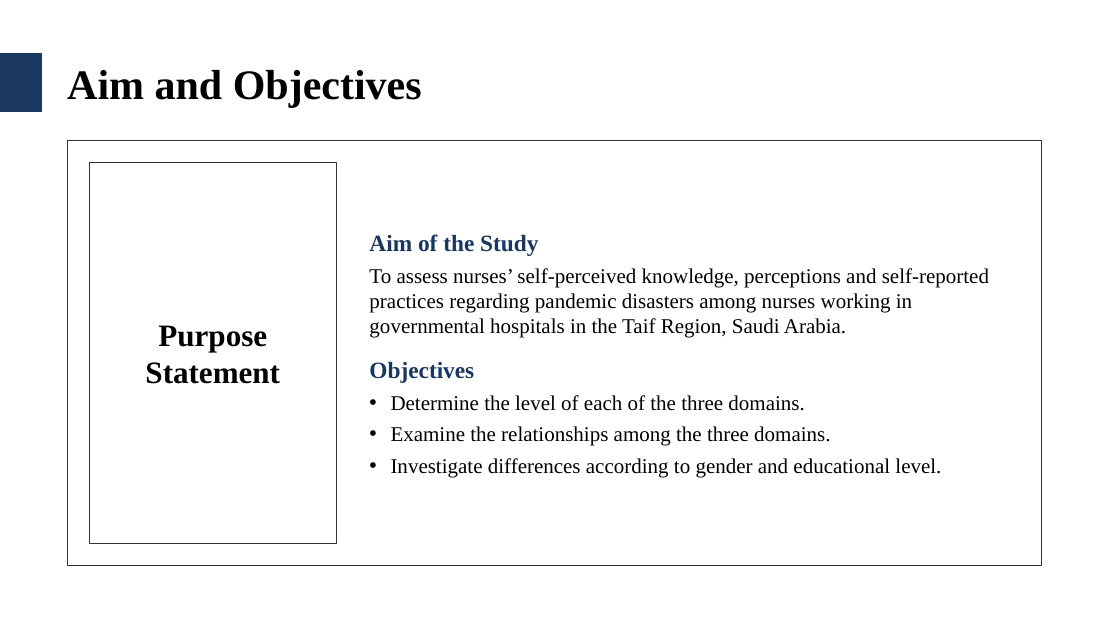
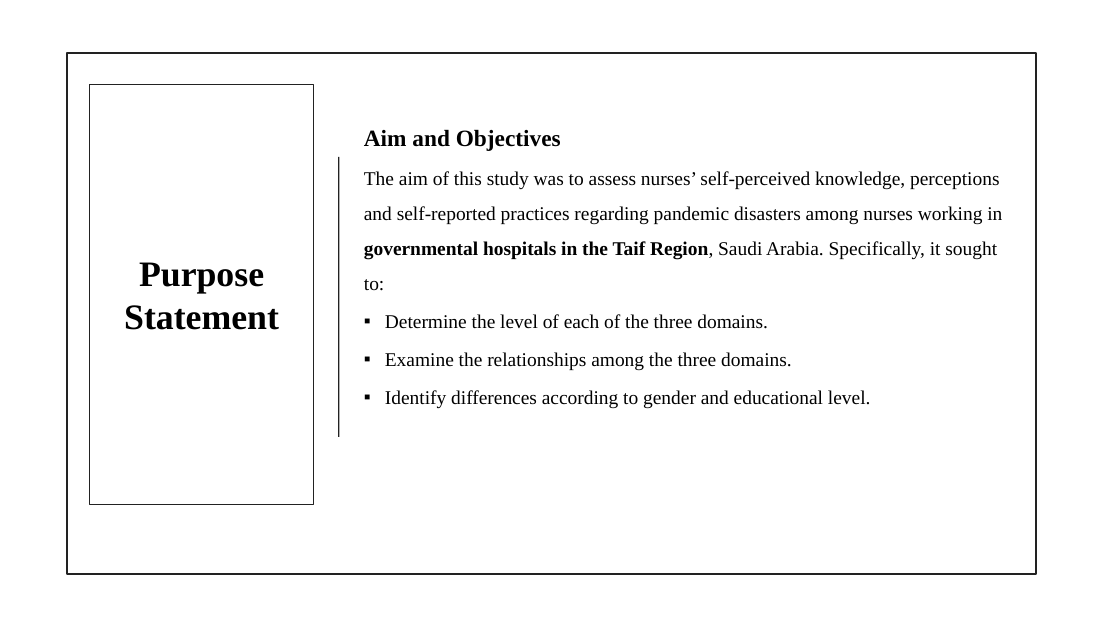
Before and after one commit to alinoshiliabunader-arch/CIPC, a slide deck: slide 7 of Samirah_Alkhaldi_Thesis_Defense.pptx. Drawn at 1120x630 pixels with LibreOffice and Linux fonts; fonts in the diff are those of the drawing; background and template pictures are left out. Boxes give left, top, right and bottom in pixels: in the first picture for what was removed or moved away, otherwise in the second. Text is boxed around its words. In the diff, an @@ line names an element or a change of style, - is before the commit and + after.

```diff
--- a/Samirah_Alkhaldi_Thesis_Defense.pptx
+++ b/Samirah_Alkhaldi_Thesis_Defense.pptx
@@ rectangle removed at [0, 53, 42, 112] @@
@@ rectangle: place and size @@
-rectangle at [67, 140, 1042, 566]
+rectangle at [67, 53, 1036, 574]
@@ rectangle at [67, 53, 1036, 574]: outline #333333 1 pt to #222222 2 pt @@
@@ title removed at [67, 70, 422, 107] @@
-Aim and Objectives
@@ rectangle: place and size @@
-rectangle at [90, 162, 336, 543]
+rectangle at [90, 84, 314, 504]
@@ rectangle at [90, 84, 314, 504]: outline #333333 1 pt to #222222 1 pt @@
@@ text "Purpose Statement": place and size @@
-text "Purpose Statement" at [145, 325, 280, 384]
+text "Purpose Statement" at [124, 262, 279, 330]
@@ text "Purpose Statement" at [124, 262, 279, 330]: size 40 to 46 pt @@
@@ text "Aim and Objectives": place and size @@
-text "Aim and Objectives" at [369, 234, 989, 478]
+text "Aim and Objectives" at [364, 129, 1002, 409]
@@ text "Aim and Objectives" at [364, 129, 1002, 409]: vertical alignment middle to top @@
@@ text at [364, 129, 1002, 291]: text changed; size 27 to 25 pt @@
-Aim of the Study
-To assess nurses’ self-perceived knowledge, perceptions and self-reported practices regarding pandemic disasters among nurses working in governmental hospitals in the Taif Region, Saudi Arabia.
-Objectives
+Aim and Objectives
+The aim of this study was to assess nurses’ self-perceived knowledge, perceptions and self-reported practices regarding pandemic disasters among nurses working in governmental hospitals in the Taif Region, Saudi Arabia. Specifically, it sought to:
@@ line added from (339, 157) to (339, 437), #222222 1.5 pt @@
@@ text at [385, 314, 792, 370]: size 27 to 25 pt in "Determine the level of each of the ...", "Examine the relationships among the three domains."; bullet • to ▪; line spacing 1 to 1.5; less space between paragraphs @@
@@ text at [385, 390, 871, 409]: text changed; size 27 to 25 pt @@
-• Investigate differences according to gender and educational level.
+▪ Identify differences according to gender and educational level.
```
Also in this commit, not shown: 40 other slides changed, 3 slides added, 2 slides removed.
